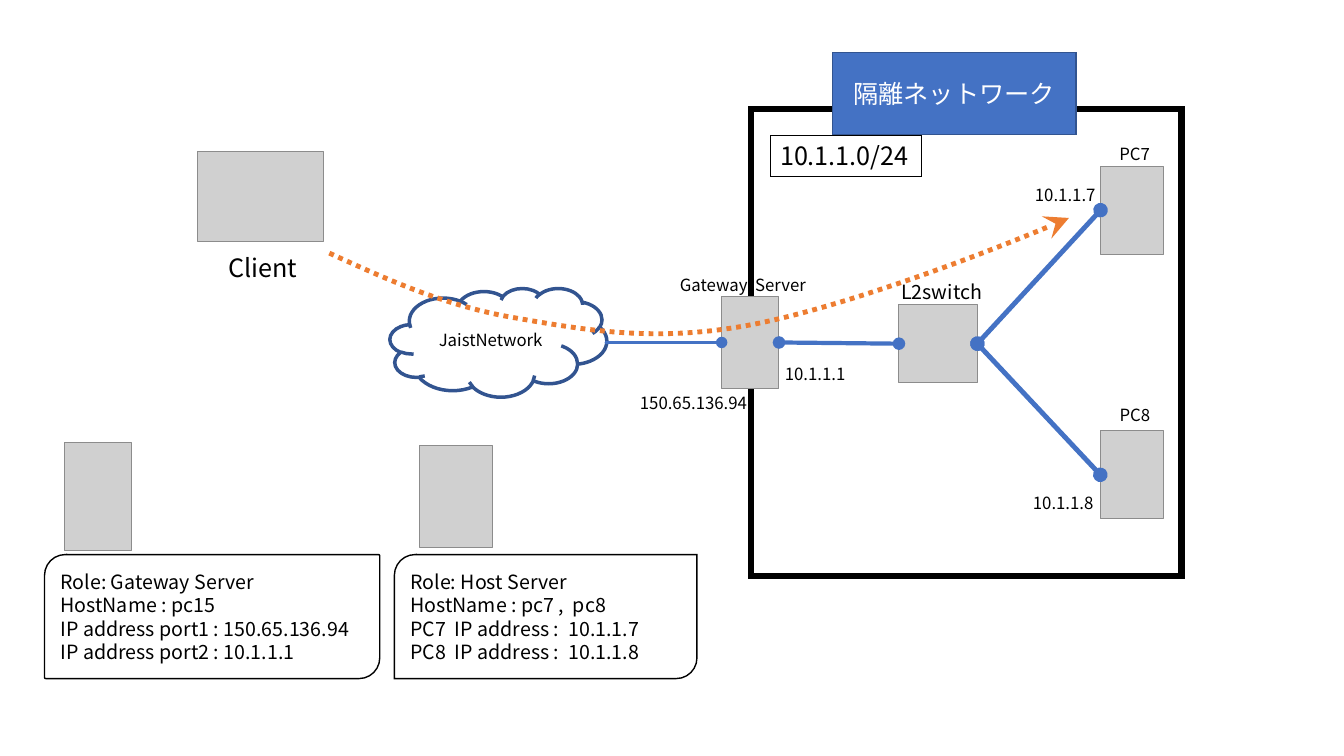
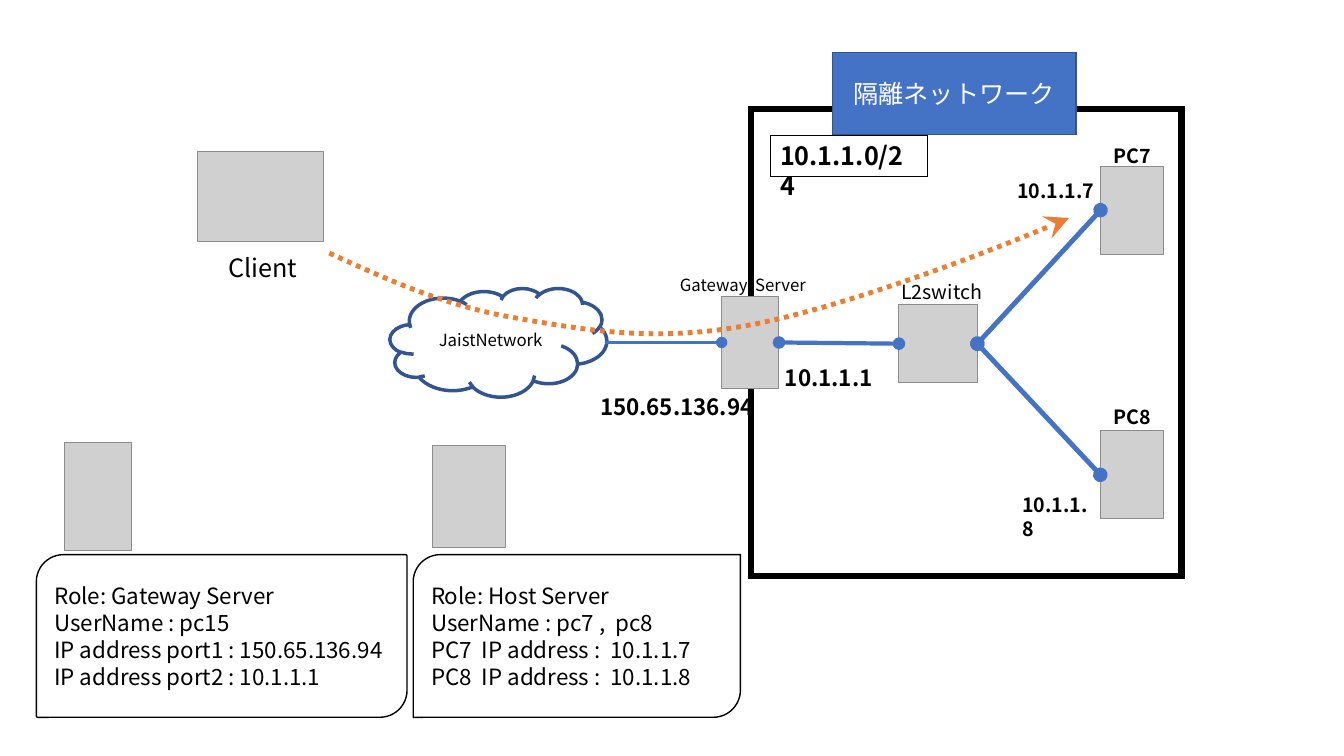
Before and after one commit to Alice-to-Bob/Graduate_School, a slide deck: slide 2 of SUBTHEME/graphs/network_archtecture.pptx. Drawn at 1344x756 pixels with LibreOffice and Linux fonts; fonts in the diff are those of the drawing; grey boxes stand for pictures. Boxes give left, top, right and bottom in pixels: in the first picture for what was removed or moved away, otherwise in the second. Text is boxed around its words. In the diff, an @@ line names an element or a change of style, - is before the commit and + after.

```diff
--- a/SUBTHEME/graphs/network_archtecture.pptx
+++ b/SUBTHEME/graphs/network_archtecture.pptx
@@ rectangle "10.1.1.0/24": place and size @@
-rectangle "10.1.1.0/24" at [770, 135, 922, 175]
+rectangle "10.1.1.0/24" at [770, 135, 928, 175]
@@ rectangle "10.1.1.0/24" at [770, 135, 928, 175]: bold on @@
@@ text "10.1.1.7": place and size @@
-text "10.1.1.7" at [1035, 188, 1096, 206]
+text "10.1.1.7" at [1017, 183, 1094, 199]
@@ text "10.1.1.1" at [785, 369, 873, 387]: size 12 to 16 pt, bold on @@
@@ text "150.65.136.94": place and size @@
-text "150.65.136.94" at [640, 396, 747, 410]
+text "150.65.136.94" at [600, 392, 753, 420]
@@ text "150.65.136.94" at [600, 392, 753, 420]: size 12 to 16 pt, bold on @@
@@ picture: place and size @@
-picture at [419, 446, 492, 547]
+picture at [433, 446, 505, 547]
@@ size 12 to 14 pt, bold on in 4 elements at [1017, 183, 1094, 199], [1113, 148, 1151, 169], [1114, 409, 1152, 425], [1022, 497, 1087, 537] @@
@@ text "10.1.1.8": place and size @@
-text "10.1.1.8" at [1033, 496, 1094, 510]
+text "10.1.1.8" at [1022, 497, 1087, 537]
@@ round diag rect "Role: Gateway Server": place and size @@
-round diag rect "Role: Gateway Server" at [44, 555, 380, 679]
+round diag rect "Role: Gateway Server" at [36, 555, 407, 717]
@@ round diag rect "Role: Host Server": place and size @@
-round diag rect "Role: Host Server" at [394, 555, 697, 679]
+round diag rect "Role: Host Server" at [413, 555, 741, 717]
@@ text in round diag rect at [54, 586, 383, 690]: size 14 to 16 pt in "Role: Gateway Server", "IP address port1 : 150.65.136.94", "IP address port2 : 10.1.1.1" @@
@@ text in round diag rect at [431, 586, 692, 686]: size 14 to 16 pt in "Role: Host Server", "PC7 IP address : 10.1.1.7", "PC8 IP address : 10.1.1.8" @@
@@ text in round diag rect at [54, 609, 230, 636]: text changed; size 14 to 16 pt @@
-HostName : pc15
+UserName : pc15
@@ text in round diag rect at [431, 614, 653, 636]: text changed; size 14 to 16 pt @@
-HostName : pc7 , pc8
+UserName : pc7 , pc8
```
Also in this commit, not shown: 4 other slides changed, 5 other files.
